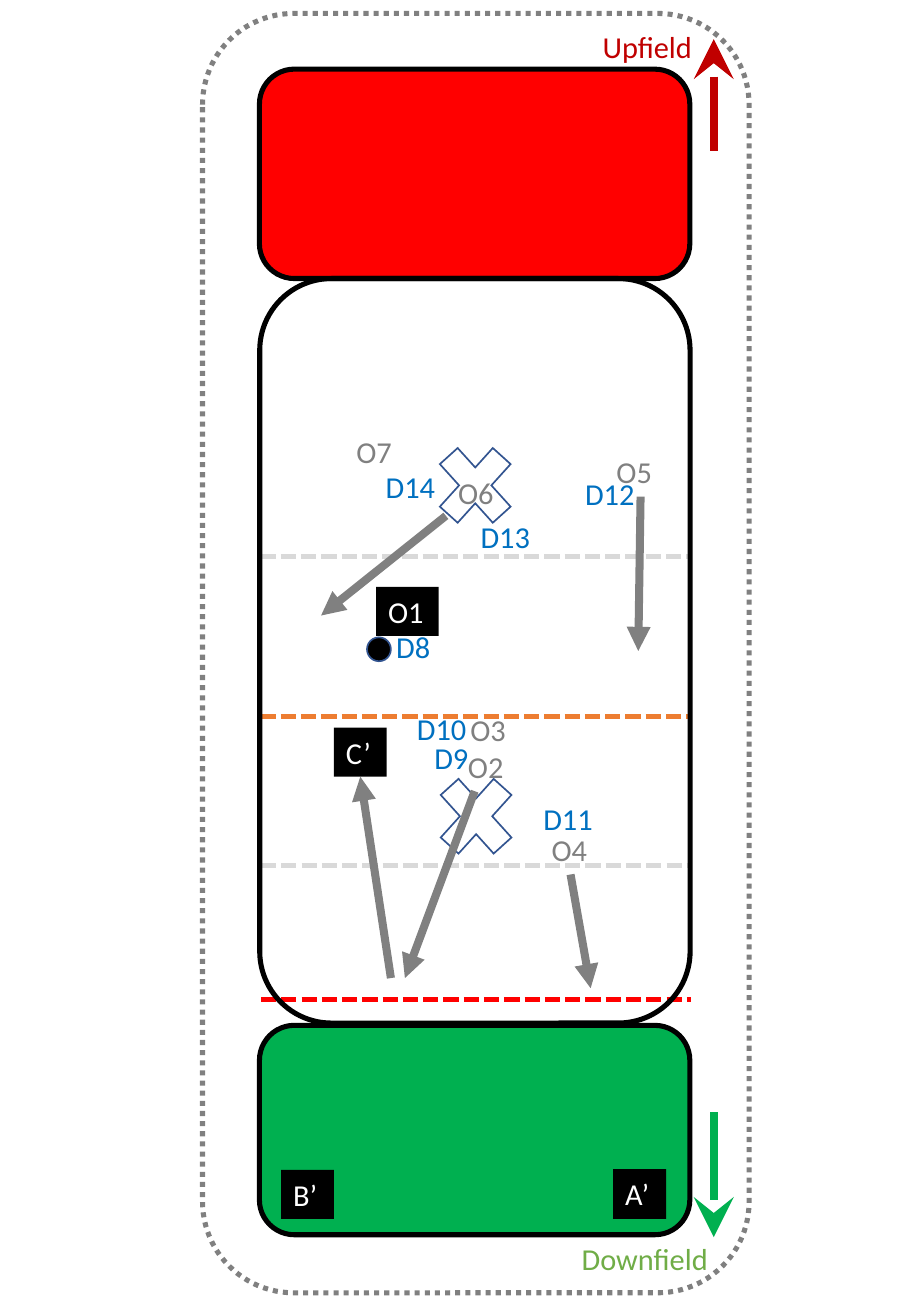
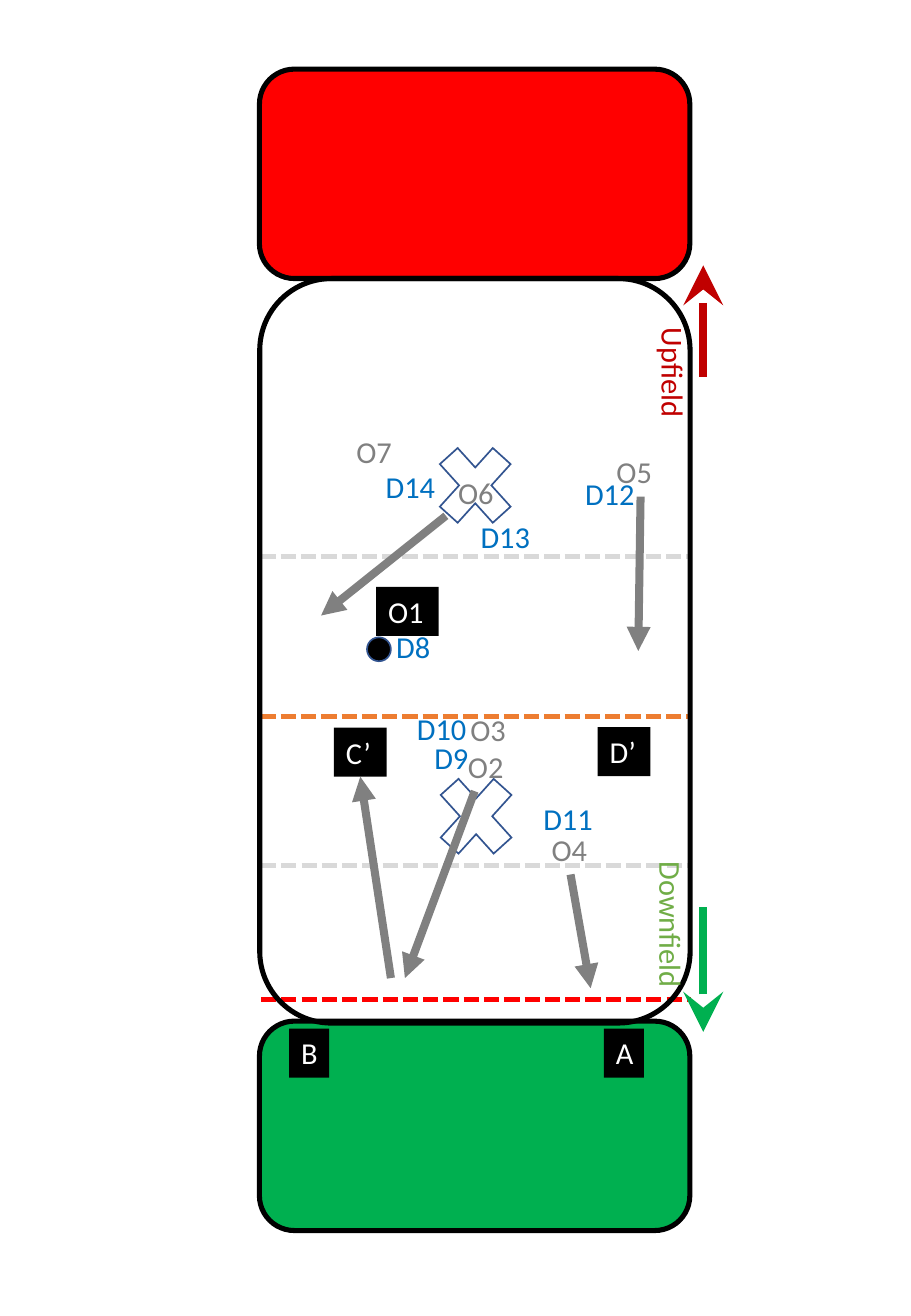
Before and after one commit to James-Reynolds/Ultimate-strategy-and-tactics, a slide deck: slide 6 of graphics/Graphics.pptx. Drawn at 911x1316 pixels with LibreOffice and Linux fonts; fonts in the diff are those of the drawing. Boxes give left, top, right and bottom in pixels: in the first picture for what was removed or moved away, otherwise in the second. Text is boxed around its words. In the diff, an @@ line names an element or a change of style, - is before the commit and + after.

```diff
--- a/graphics/Graphics.pptx
+++ b/graphics/Graphics.pptx
@@ rounded rectangle removed at (x1=203, y1=13, x2=749, y2=1292) @@
@@ arrow moved from (714, 39) - (714, 151) to (703, 265) - (703, 377) @@
@@ text "Upfield" moved from (x1=603, y1=37, x2=692, y2=63) to (x1=654, y1=336, x2=691, y2=415) @@
@@ text "Upfield" at (x1=654, y1=336, x2=691, y2=415): rotation 0 to 90 degrees @@
@@ rectangle added at (x1=598, y1=728, x2=650, y2=776), fill #000000, 18 pt, text #FFFFFF @@
+D’
@@ text "Downfield" at (x1=651, y1=874, x2=688, y2=984): rotation 0 to 90 degrees @@
@@ text "Downfield" moved from (x1=582, y1=1249, x2=708, y2=1278) to (x1=651, y1=874, x2=688, y2=984) @@
@@ arrow moved from (714, 1237) - (714, 1113) to (703, 1031) - (703, 907) @@
@@ rounded rectangle moved from (x1=260, y1=1025, x2=690, y2=1234) to (x1=260, y1=1022, x2=690, y2=1230) @@
@@ rectangle "B" resized from (x1=281, y1=1170, x2=334, y2=1218) to (x1=289, y1=1029, x2=329, y2=1077) @@
@@ text in rectangle at (x1=301, y1=1044, x2=317, y2=1064): text changed @@
-B’
+B
@@ rectangle "A" resized from (x1=613, y1=1169, x2=667, y2=1218) to (x1=604, y1=1029, x2=644, y2=1077) @@
@@ text in rectangle at (x1=616, y1=1044, x2=634, y2=1064): text changed @@
-A’
+A
```
Also in this commit, not shown: 8 other slides changed, 7 other files.
